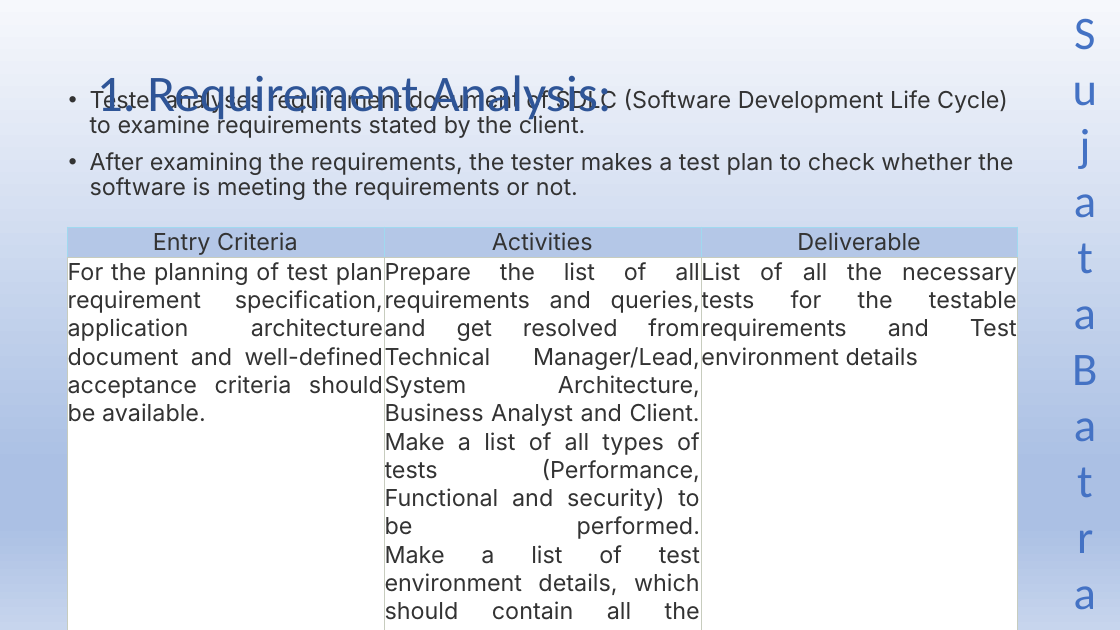
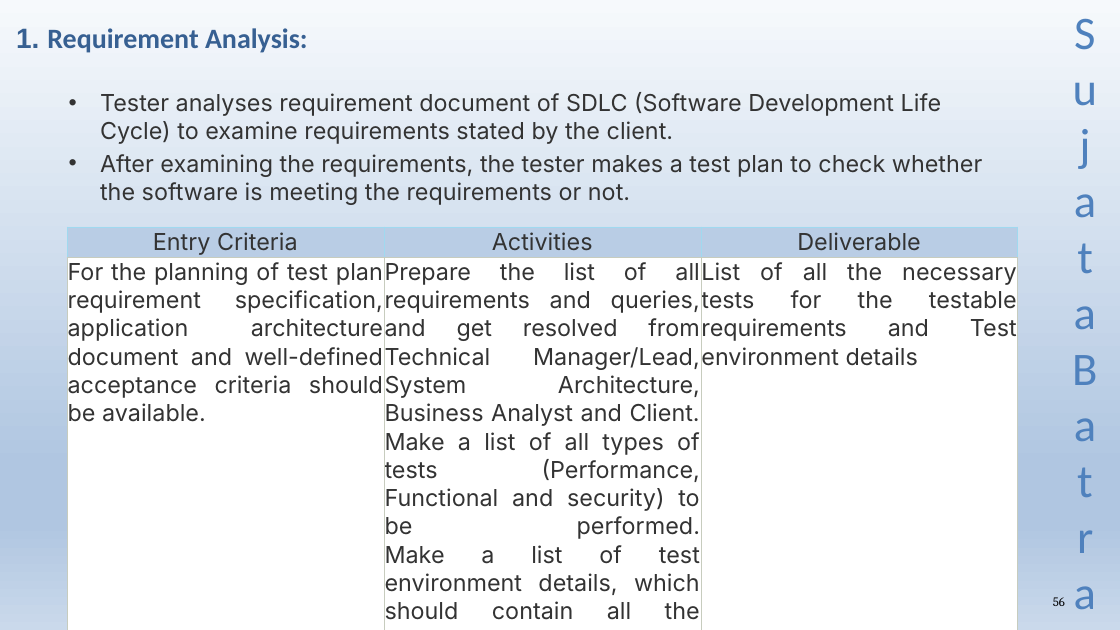
Before and after one commit to Sujatabatra/SapientNov2021QABatch, a slide deck: slide 56 of QA/QA Study Material.pptx. Drawn at 1120x630 pixels with LibreOffice and Linux fonts; fonts in the diff are those of the drawing. Boxes give left, top, right and bottom in pixels: in the first picture for what was removed or moved away, otherwise in the second. Text is boxed around its words. In the diff, an @@ line names an element or a change of style, - is before the commit and + after.

```diff
--- a/QA/QA Study Material.pptx
+++ b/QA/QA Study Material.pptx
@@ background gradient #F6F8FC to #ABC0E4 to #C7D5ED to gradient #F6F9FC to #B0C6E1 to #CAD9EB @@
@@ title "1. Requirement Analysis:": place and size @@
-title "1. Requirement Analysis:" at [97, 75, 611, 123]
+title "1. Requirement Analysis:" at [16, 28, 308, 53]
@@ title "1. Requirement Analysis:" at [16, 28, 308, 53]: size 44 to 24 pt, text colour #2F5597 to #376092, bold on; font Calibri to Arial in "1."; line spacing 0.9 to 1 @@
@@ text "Sujata Batra" at [1062, 0, 1109, 629]: text colour #4472C4 to #4F81BD @@
@@ text "Tester analyses requirement document of ..." at [100, 92, 982, 205]: indent changed; line spacing 0.9 to 1; less space between paragraphs @@
@@ page number added at [1053, 597, 1065, 606], 11 pt, text #000000 @@
+56
```
Also in this commit, not shown: 102 other slides changed, 20 slides added.
